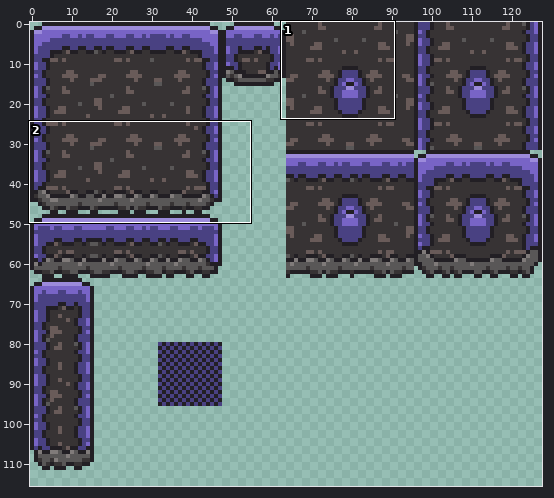
Sprite sheet -- assets/textures/tilemaps/garden/mycilium_grass.png. Above: a wide view before the commit, with the close-up outlined.
Close-up. Before:
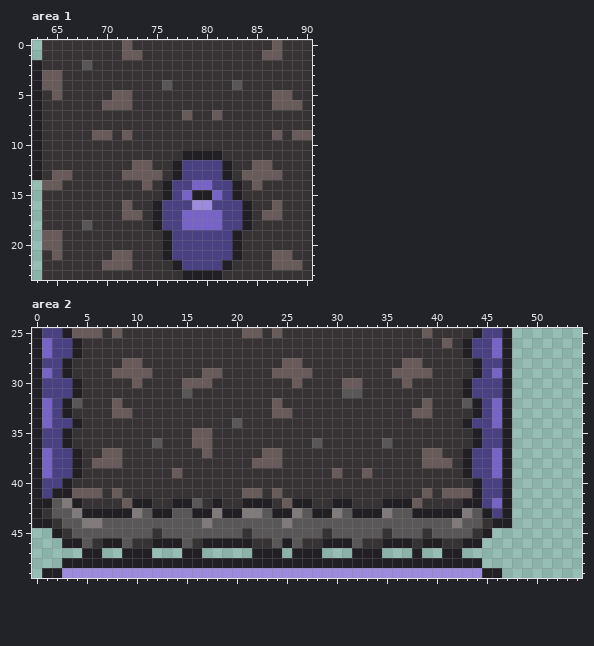
The file is 128x128 pixels. Colours within 5 levels of each other are drawn and written as one. Shown: area 1: x 63..90, y 0..23; area 2: x 0..54, y 25..49. The wide view leaves out empty margins.
Now the later version:
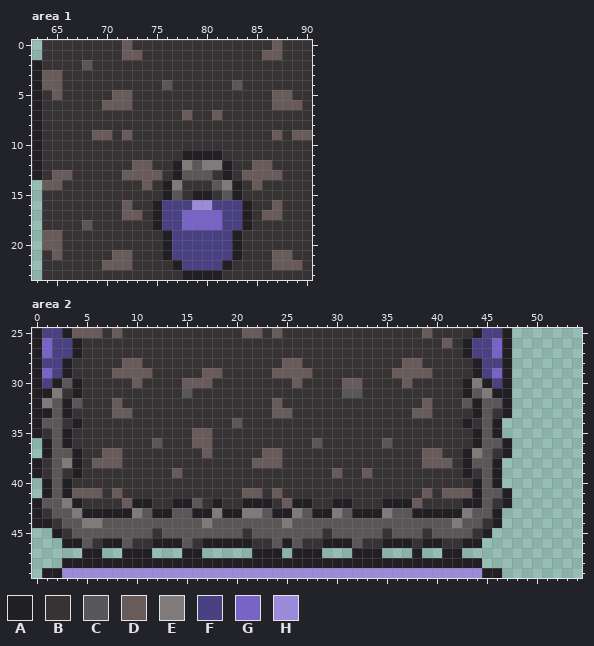
Palette (. is transparent): A #221f24  B #373334  C #595757  D #695b59  E #807b7a  F #494182  G #7864c6  H #9c8bdb
The edit:
--- area 1
@@ x 75..84 @@
 11 BBBAAAABBB
-12 BBAFFFFABB
-13 DBAFFFFABD
-14 BAFFGGFFAB
-15 BAFGAAGFAB
+12 BBAECEEABB
+13 DBACCCBABD
+14 BAEBBBCEAB
+15 BACBAABCAB
 16 AFFFHHFFFA
--- area 2
@@ x 0..54 @@
 29 AGFABBBBDDDDBBBBBDDBBBBBDDDDBBBBBBBBDDDDBBBBAFGA.......
-30 AFFFABBBBBDBBBBDDDBBBBBBBBDBBBBDDBBBBDBBBBBAFFFA.......
-31 AFFFABBBBBBBBBBCBBBBBBBBBBBBBBBCCBBBBBBBBBBAFFFA.......
-32 AGFACBBBDBBBBBBBBBBBBBBBDBBBBBBBBBBBBBBDBBBCAFGA.......
-33 AGFABBBBDDBBBBBBBBBBBBBBDDBBBBBBBBBBBBDDBBBBAFGA.......
-34 AGFFABBBBBBBBBBBBBBBCBBBBBBBBBBBBBBBBBBBBBBAFFGA.......
-35 AFFABBBBBBBBBBBBDDBBBBBBBBBBBBBBBBBBBBBBBBBBAFFA.......
-36 AFFABBBBBBBBCBBBDDBBBBBBBBBBCBBBBBBCBBBBBBBBAFFA.......
-37 AGFFABBDDBBBBBBBBDBBBBBDDBBBBBBBBBBBBBBDDBBAFFGA.......
-38 AGFFABDDDBBBBBBBBBBBBBDDDBBBBBBBBBBBBBBDDDBAFFGA.......
-39 AGFFABBBBBBBBBDBBBBBBBBBBBBBBBDBBDBBBBBBBBBAFFGA.......
-40 AFFABBBBBBBBBBBBBBBBBBBBBBBBBBBBBBBBBBBBBBBBAFFA.......
-41 AFAADDDBDBBBBBBBBBBBBDDBDBBBBBBBBBBBBBBDBDDDAFFA.......
-42 AACEABBBBDAABBAACBABBAAABDAABBAABBBAAADBBBBAAFGA.......
-43 ABCCEAAAAAECAACCAAEAAEECAAECAAECAAAECCAAAAAECAFA.......
-44 AABCCEECCCCCCCCCCECCCCCCCECCCCCCCCCCCCCCCCECCBAA.......
+30 AFACABBBBBDBBBBDDDBBBBBBBBDBBBBDDBBBBDBBBBBAEAFA.......
+31 AAEBABBBBBBBBBBCBBBBBBBBBBBBBBBCCBBBBBBBBBBACEAA.......
+32 AECACBBBDBBBBBBBBBBBBBBBDBBBBBBBBBBBBBBDBBBCACCA.......
+33 AACABBBBDDBBBBBBBBBBBBBBDDBBBBBBBBBBBBDDBBBBACBA.......
+34 ACCBABBBBBBBBBBBBBBBCBBBBBBBBBBBBBBBBBBBBBBABCA........
+35 ABCABBBBBBBBBBBBDDBBBBBBBBBBBBBBBBBBBBBBBBBBACA........
+36 .ACABBBBBBBBCBBBDDBBBBBBBBBBCBBBBBBCBBBBBBBBACCA.......
+37 .ACCABBDDBBBBBBBBDBBBBBDDBBBBBBBBBBBBBBDDBBAECBA.......
+38 ABCEABDDDBBBBBBBBBBBBBDDDBBBBBBBBBBBBBBDDDBACCA........
+39 ABCBABBBBBBBBBDBBBBBBBBBBBBBBBDBBDBBBBBBBBBABCA........
+40 .ACABBBBBBBBBBBBBBBBBBBBBBBBBBBBBBBBBBBBBBBBACA........
+41 .ACADDDBDBBBBBBBBBBBBDDBDBBBBBBBBBBBBBBDBDDDACCA.......
+42 ACCEABBBBDAABBAACBABBAAABDAABBAABBBAAADBBBBAACBA.......
+43 ABCCEAAAAAECAACCAAEAAEECAAECAAECAAAECCAAAAAECCA........
+44 AABCCEECCCCCCCCCCECCCCCCCECCCCCCCCCCCCCCCCECCBA........
 45 ..ABCCCCCCCCBCCCCCCCCBCCCCCCCBCCCCCBCCCBCCCCBA.........
Boxes around the changes in both close-ups, in picture pixels (x1, y1, x2, y2):
changed: (172, 160, 232, 200)
changed: (32, 378, 72, 508)
changed: (472, 378, 512, 528)
